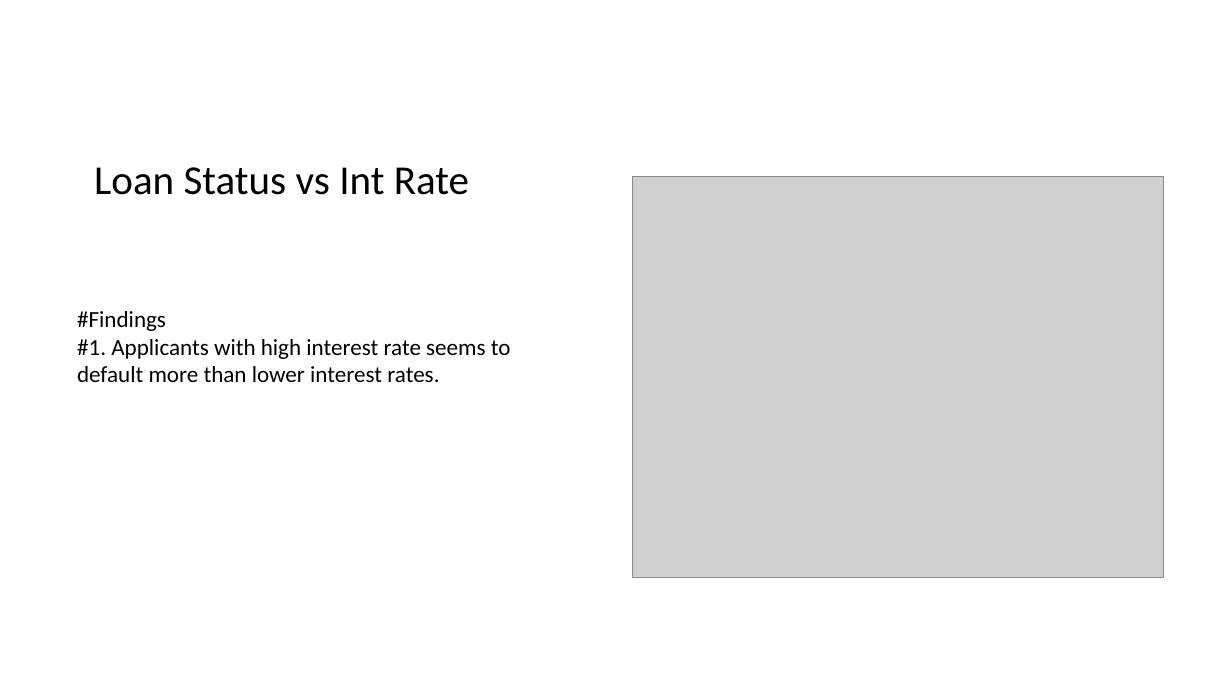
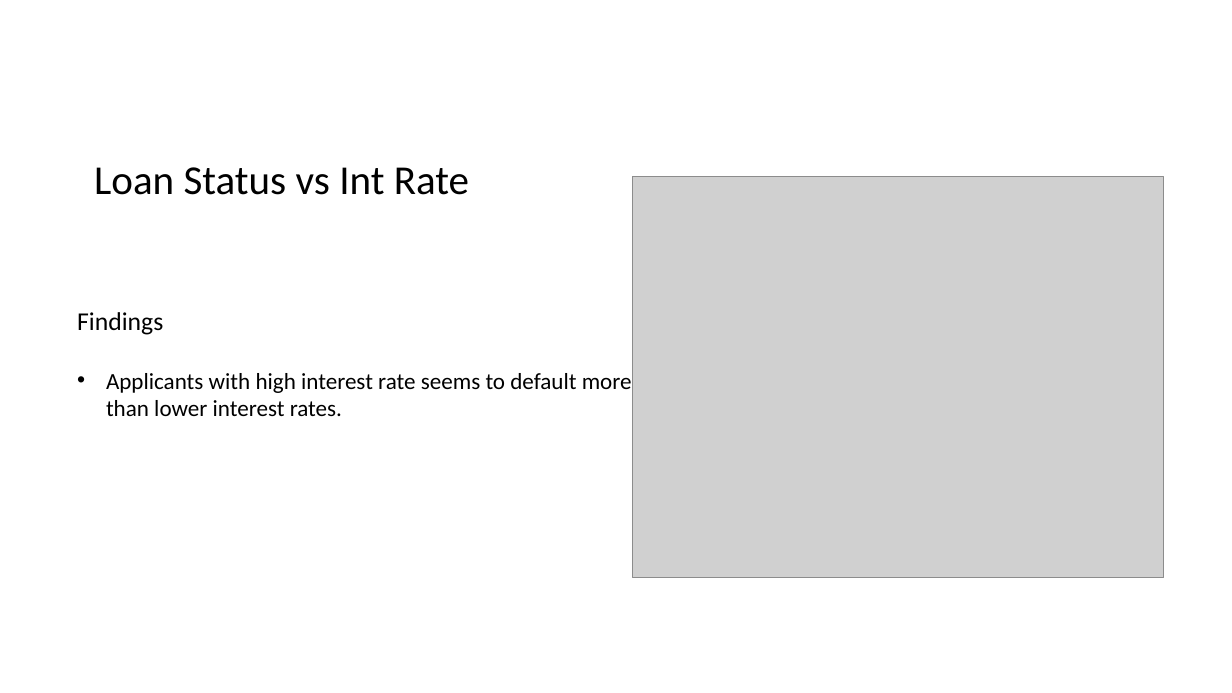
Before and after one commit to Jithendrian/MLProjects, a slide deck: slide 21 of Assignment_CaseStudy/LendingClubCaseStudy/Lending_Club_Case_Study.pptx. Drawn at 1232x693 pixels with LibreOffice and Linux fonts; fonts in the diff are those of the drawing; grey boxes stand for pictures. Boxes give left, top, right and bottom in pixels: in the first picture for what was removed or moved away, otherwise in the second. Text is boxed around its words. In the diff, an @@ line names an element or a change of style, - is before the commit and + after.

```diff
--- a/Assignment_CaseStudy/LendingClubCaseStudy/Lending_Club_Case_Study.pptx
+++ b/Assignment_CaseStudy/LendingClubCaseStudy/Lending_Club_Case_Study.pptx
@@ text at <box>77,312,632,416</box>: text changed @@
-#Findings
-#1. Applicants with high interest rate seems to
-default more than lower interest rates.
+Findings
+• Applicants with high interest rate seems to default more than lower interest rates.
```
Also in this commit, not shown: 17 other slides changed.
